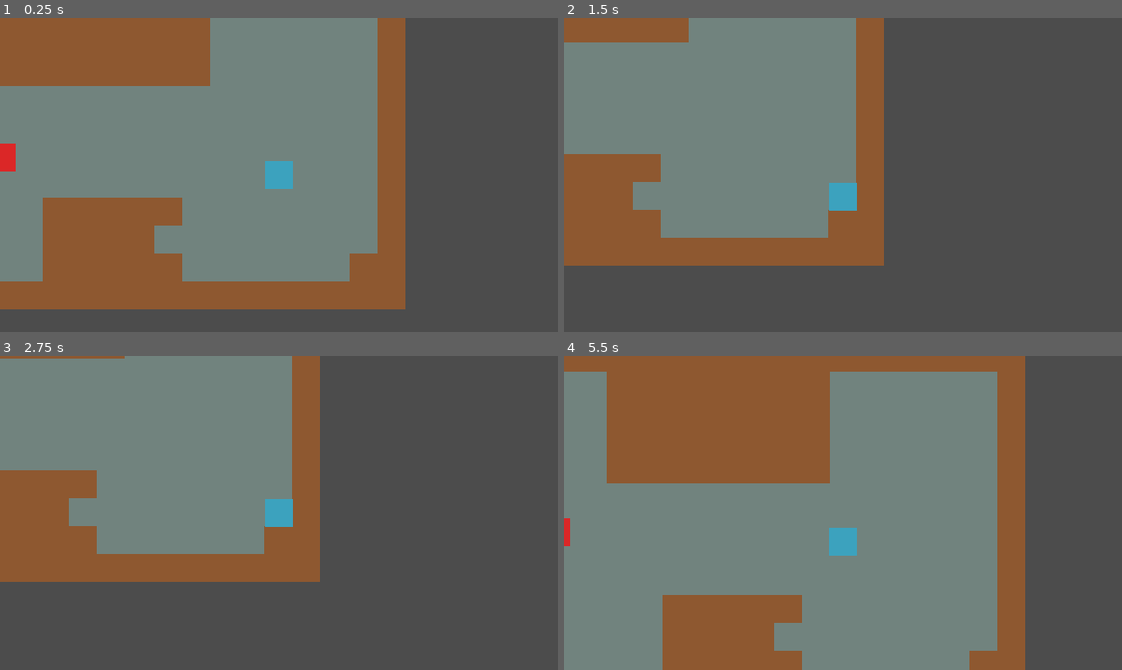
Above: before the commit, frames 1-4 (two rows, left to right).
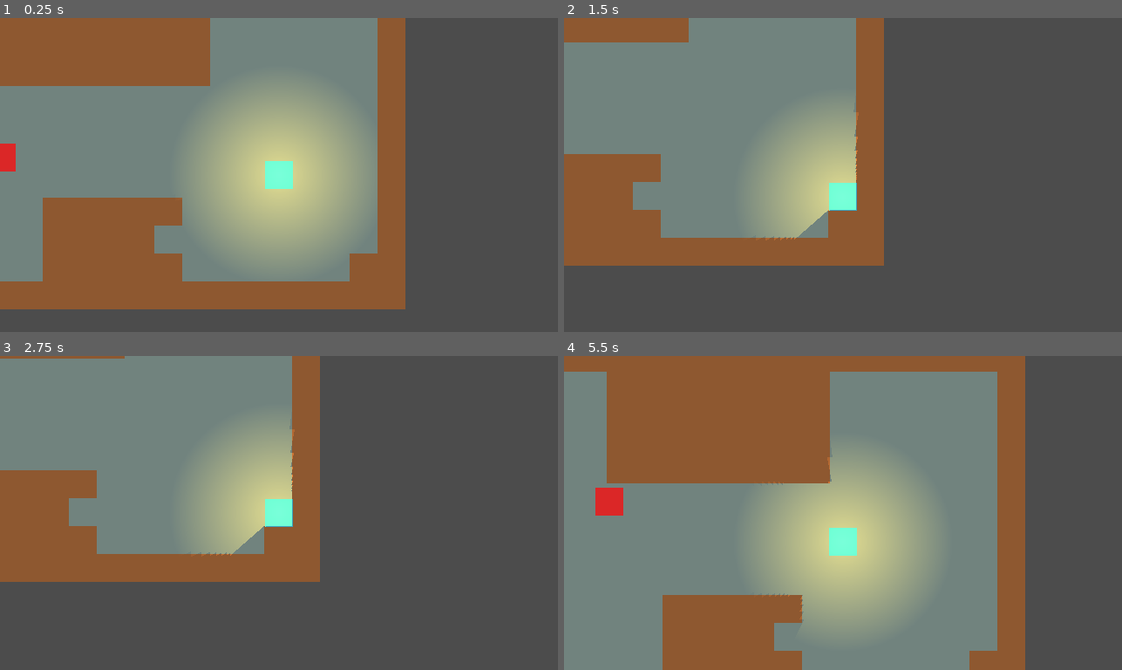
Above: after the commit, the same moments.

Repository: MrBSmith/Global2021
Game: Godot game, scene res://Scenes/Level/Level.tscn
Same seed, same stepped clock (60 frames per second), same inputs: the game is played once before the commit and once after it.
Inputs (mouse positions are in pixels of both pictures, inside the frame that each line leads up to):
- Up to frame 1 (0.25 s): no input
- Up to frame 2 (1.5 s): tap Enter at 0.5 s; move the mouse to (965, 159) at 0.52 s; hold Right (ui_right) 0.53-1.28 s; click (965, 159) at 0.6 s; move the mouse to (731, 190) at 1.27 s; hold Down (ui_down) from 1.28 s (still down); click (731, 190) at 1.35 s
- Up to frame 3 (2.75 s): move the mouse to (334, 443) at 2.02 s; release Down (ui_down) at 2.03 s; hold Right (ui_right) from 2.03 s (still down); click (334, 443) at 2.1 s
- Up to frame 4 (5.5 s): tap Space at 2.75 s; move the mouse to (815, 575) at 2.77 s; release Right (ui_right) at 2.78 s; hold Up (ui_up) 2.78-3.53 s; click (815, 575) at 2.85 s; move the mouse to (1010, 560) at 3.52 s; hold Left (ui_left) 3.53-5.03 s; click (1010, 560) at 3.6 s; move the mouse to (675, 465) at 4.27 s; click (675, 465) at 4.35 s; tap Enter at 5 s; move the mouse to (870, 513) at 5.02 s; hold Down (ui_down) from 5.03 s (still down); click (870, 513) at 5.1 s

The runs differ from the first frame. In frame 1, 13% of the frame differs, in the area x 34-66%, y 22-78%; in frame 2, 5.5%; in frame 3, 5.5%; in frame 4, 13%.

Commit message:
Chase state basic behaviour

Diff:
--- a/Scenes/Actors/Enemy/Chase.gd
+++ b/Scenes/Actors/Enemy/Chase.gd
@@ -1,22 +1,42 @@
 extends StateBase
 class_name Chase
+
+export var update_target_path_cooldown : float = 0.2
+var target : Actor = null setget set_target, get_target
 
 #### ACCESSORS ####
 
 func is_class(value: String): return value == "Chase" or .is_class(value)
 func get_class() -> String: return "Chase"
 
+func set_target(value: Actor): target = value
+func get_target() -> Actor: return target
 
 #### BUILT-IN ####
 
-
+func _ready() -> void:
+	var __ = $Timer.connect("timeout", self, "_on_timer_timeout")
 
 #### VIRTUALS ####
 
+func enter_state():
+	update_path()
+	$Timer.start(update_target_path_cooldown)
+
+func exit_state():
+	$Timer.stop()
+
+func update(delta: float):
+	if !owner.get_move_path().empty():
+		owner.move(delta)
 
 
 #### LOGIC ####
 
+func update_path():
+	var target_pos = target.get_position()
+
+	Events.emit_signal("query_path", owner, owner.get_position(), target_pos)
 
 
 #### INPUTS ####
@@ -24,3 +44,11 @@
 
 
 #### SIGNAL RESPONSES ####
+
+func _on_timer_timeout():
+	update_path()
+
+
+func _on_path_received(who: Actor, received_path: PoolVector2Array):
+	if who == owner && owner.get_state() == self:
+		owner.set_move_path(received_path)
--- a/Scenes/Actors/Enemy/Enemy.gd
+++ b/Scenes/Actors/Enemy/Enemy.gd
@@ -2,7 +2,7 @@
 class_name Enemy
 
 onready var statemachine = $StatesMachine
-
+onready var chase_state = $StatesMachine/Chase
 var move_path := PoolVector2Array()
 
 signal path_finished()
@@ -23,6 +23,8 @@
 
 func _ready() -> void:
 	var __ = Events.connect("send_path", $StatesMachine/Wander, "_on_path_received")
+	__ = Events.connect("send_path", $StatesMachine/Chase, "_on_path_received")
+	__ = $DetectionArea.connect("area_entered", self, "_on_area_entered_detection_area")
 
 #### VIRTUALS ####
 
@@ -49,6 +51,11 @@
 			emit_signal("path_finished")
 
 
+func chase(target: Actor):
+	chase_state.set_target(target)
+	set_state(chase_state)
+
+
 #### INPUTS ####
 
 ##### MOVEMENT TEST ####
@@ -59,3 +66,10 @@
 
 
 #### SIGNAL RESPONSES ####
+
+func _on_area_entered_detection_area(area: Area2D):
+	if !area is LightBase:
+		return
+
+	if get_state_name() == "Wander":
+		chase(area.owner)
--- a/Scenes/Actors/Enemy/Enemy.tscn
+++ b/Scenes/Actors/Enemy/Enemy.tscn
@@ -37,6 +37,8 @@
 [node name="Chase" type="Node" parent="StatesMachine" index="2"]
 script = ExtResource( 7 )
 
+[node name="Timer" type="Timer" parent="StatesMachine/Chase" index="0"]
+
 [node name="DetectionArea" type="Area2D" parent="." index="3"]
 
 [node name="CollisionShape2D" type="CollisionShape2D" parent="DetectionArea" index="0"]
--- a/Scenes/Actors/Enemy/Wander.gd
+++ b/Scenes/Actors/Enemy/Wander.gd
@@ -3,7 +3,7 @@
 
 onready var timer_node = $Timer
 
-export var average_wait_time : float = 3.0
+export var average_wait_time : float = 2.0
 export(float, 0.0, 1.0) var wait_time_variance : float = 0.2
 
 export var wander_radius : float = 50.0
--- a/Scenes/Actors/Player/Player.tscn
+++ b/Scenes/Actors/Player/Player.tscn
@@ -1,14 +1,14 @@
-[gd_scene load_steps=5 format=2]
+[gd_scene load_steps=6 format=2]
 
 [ext_resource path="res://Scenes/Actors/Player/Player.gd" type="Script" id=1]
 [ext_resource path="res://Scenes/Actors/Player/Player.png" type="Texture" id=2]
 [ext_resource path="res://Scenes/Actors/Actor.tscn" type="PackedScene" id=3]
+[ext_resource path="res://Scenes/Light/Lighter.tscn" type="PackedScene" id=4]
 
 [sub_resource type="CircleShape2D" id=1]
 radius = 7.5
 
 [node name="Player" instance=ExtResource( 3 )]
-z_index = 1
 script = ExtResource( 1 )
 
 [node name="CollisionShape2D" parent="." index="0"]
@@ -26,3 +26,5 @@
 
 [node name="Sprite" parent="." index="2"]
 texture = ExtResource( 2 )
+
+[node name="Lighter" parent="." index="3" instance=ExtResource( 4 )]
--- a/Scenes/Level/Level.gd
+++ b/Scenes/Level/Level.gd
@@ -26,9 +26,12 @@
 	var tileset = walls_node.get_tileset()
 	var cell_id = walls_node.get_cellv(cell)
 
+	if cell_id == TileMap.INVALID_CELL:
+		return false
+
 	var tile_name = tileset.tile_get_name(cell_id)
 
-	return cell_id != TileMap.INVALID_CELL && tile_name.is_subsequence_ofi("floor")
+	return tile_name.is_subsequence_ofi("floor")
 
 
 
--- a/Scenes/Level/Level.tscn
+++ b/Scenes/Level/Level.tscn
@@ -6,8 +6,14 @@
 [ext_resource path="res://Scenes/Level/Pathfinder.gd" type="Script" id=4]
 [ext_resource path="res://Scenes/Level/Level.gd" type="Script" id=5]
 
+[sub_resource type="OccluderPolygon2D" id=5]
+polygon = PoolVector2Array( 16, 16, 0, 16, 0, 0, 16, 0 )
+
 [sub_resource type="ConvexPolygonShape2D" id=1]
 points = PoolVector2Array( 16, 16, 0, 16, 0, 0, 16, 0 )
+
+[sub_resource type="OccluderPolygon2D" id=6]
+polygon = PoolVector2Array( 16, 16, 0, 16, 0, 0, 16, 0 )
 
 [sub_resource type="ConvexPolygonShape2D" id=2]
 points = PoolVector2Array( 16, 16, 0, 16, 0, 0, 16, 0 )
@@ -24,6 +30,7 @@
 0/region = Rect2( 0, 0, 16, 16 )
 0/tile_mode = 0
 0/occluder_offset = Vector2( 0, 0 )
+0/occluder = SubResource( 5 )
 0/navigation_offset = Vector2( 0, 0 )
 0/shape_offset = Vector2( 0, 0 )
 0/shape_transform = Transform2D( 1, 0, 0, 1, 0, 0 )
@@ -45,6 +52,7 @@
 1/region = Rect2( 16, 0, 16, 16 )
 1/tile_mode = 0
 1/occluder_offset = Vector2( 0, 0 )
+1/occluder = SubResource( 6 )
 1/navigation_offset = Vector2( 0, 0 )
 1/shape_offset = Vector2( 0, 0 )
 1/shape_transform = Transform2D( 1, 0, 0, 1, 0, 0 )
--- /dev/null
+++ b/Scenes/Light/LightBase.gd
@@ -0,0 +1,26 @@
+extends Area2D
+class_name LightBase
+
+#### ACCESSORS ####
+
+func is_class(value: String): return value == "LightBase" or .is_class(value)
+func get_class() -> String: return "LightBase"
+
+
+#### BUILT-IN ####
+
+
+
+#### VIRTUALS ####
+
+
+
+#### LOGIC ####
+
+
+
+#### INPUTS ####
+
+
+
+#### SIGNAL RESPONSES ####
--- /dev/null
+++ b/Scenes/Light/LightBase.tscn
@@ -0,0 +1,20 @@
+[gd_scene load_steps=4 format=2]
+
+[ext_resource path="res://Scenes/Light/Light.png" type="Texture" id=1]
+[ext_resource path="res://Scenes/Light/LightBase.gd" type="Script" id=2]
+
+[sub_resource type="CircleShape2D" id=1]
+radius = 70.0
+
+[node name="Light" type="Area2D"]
+script = ExtResource( 2 )
+
+[node name="CollisionShape2D" type="CollisionShape2D" parent="."]
+shape = SubResource( 1 )
+
+[node name="Light2D" type="Light2D" parent="."]
+texture = ExtResource( 1 )
+texture_scale = 0.5
+color = Color( 1, 0.686275, 0.141176, 1 )
+shadow_enabled = true
+shadow_color = Color( 0, 0, 0, 0.72549 )
--- /dev/null
+++ b/Scenes/Light/Lighter.tscn
@@ -0,0 +1,10 @@
+[gd_scene load_steps=2 format=2]
+
+[ext_resource path="res://Scenes/Light/LightBase.tscn" type="PackedScene" id=1]
+
+[node name="Lighter" instance=ExtResource( 1 )]
+scale = Vector2( 0.7, 0.7 )
+
+[node name="Light2D" parent="." index="1"]
+shadow_color = Color( 0, 0, 0, 0.878431 )
+shadow_buffer_size = 32
--- a/project.godot
+++ b/project.godot
@@ -28,6 +28,11 @@
 "class": "Level",
 "language": "GDScript",
 "path": "res://Scenes/Level/Level.gd"
+}, {
+"base": "Area2D",
+"class": "LightBase",
+"language": "GDScript",
+"path": "res://Scenes/Light/LightBase.gd"
 }, {
 "base": "Navigation2D",
 "class": "Pathfinder",
@@ -64,6 +69,7 @@
 "Chase": "",
 "Enemy": "",
 "Level": "",
+"LightBase": "",
 "Pathfinder": "",
 "Player": "",
 "SeekState": "",
Not shown: 1 places in Scenes/Level/Level.tscn that only renumber resources
Binary file added: Scenes/Light/Light.png
Not shown, added: Scenes/Light/Light.png.import
